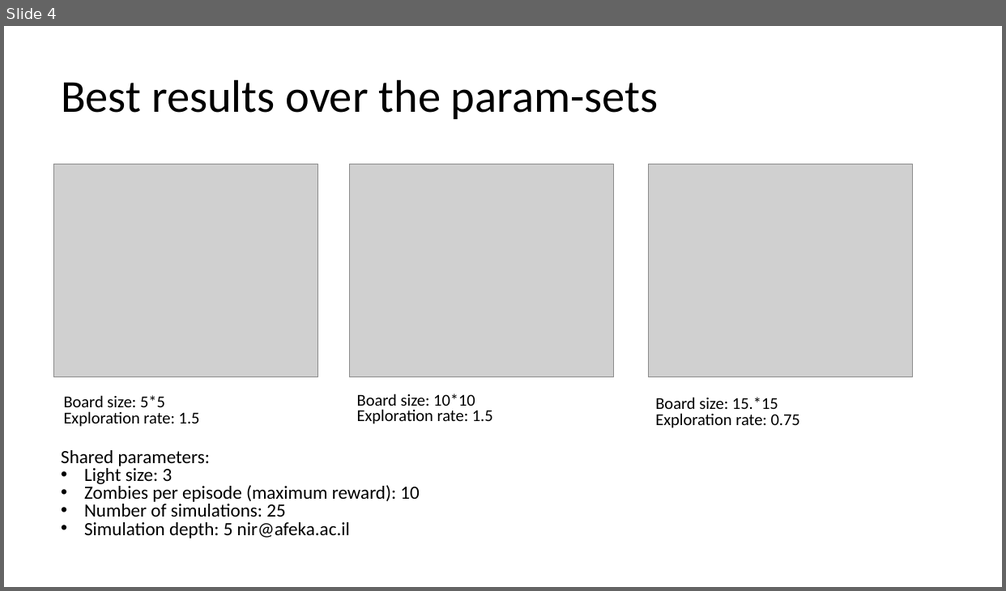
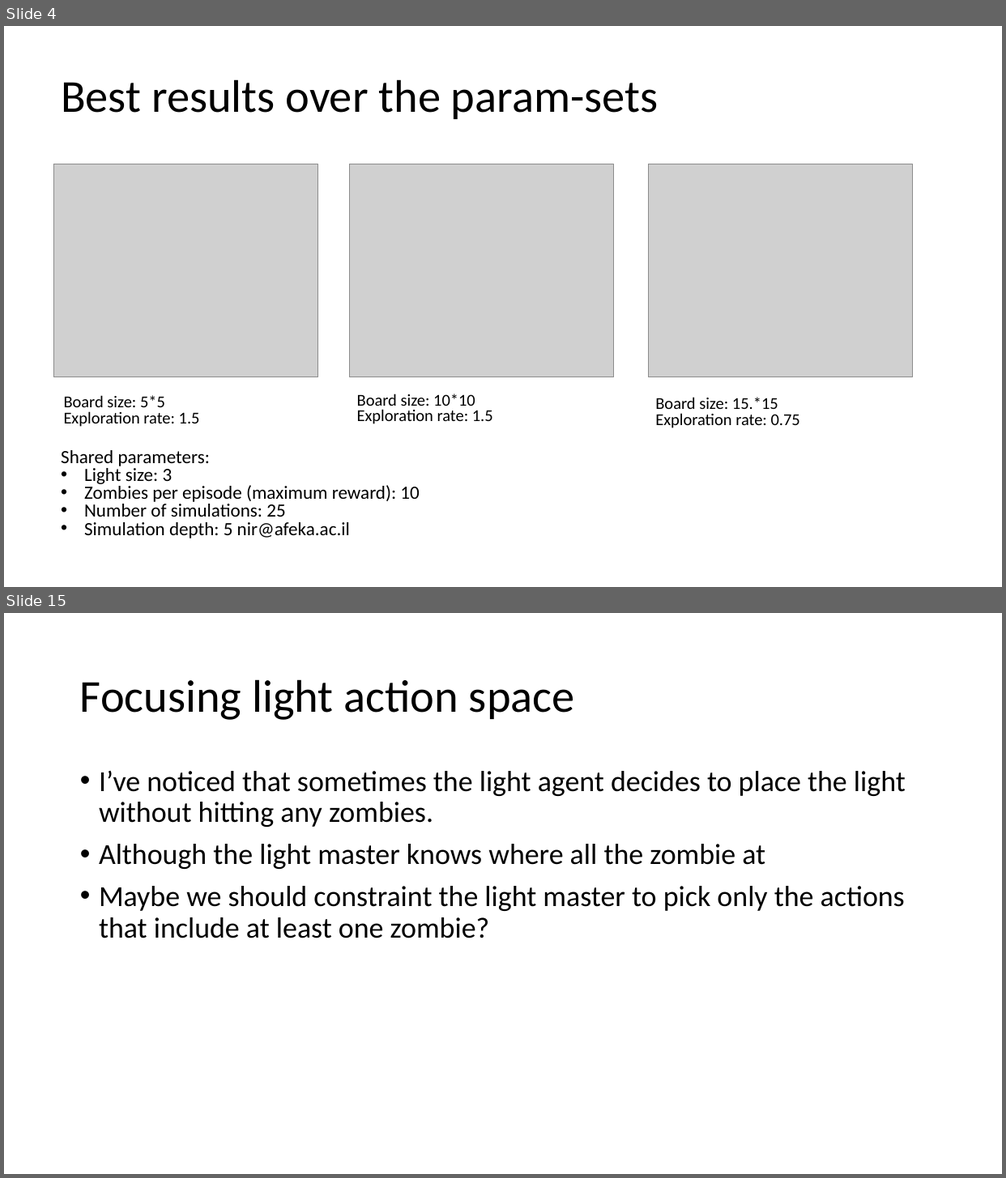
Before and after one commit to EliavSh/FinalProjectRL, a slide deck: docs/mcts_thoughts.pptx. Shown one above the other, each under a label of ours: slide 4 before the commit, slides 4 and 15 after it; the slides between them are not shown. The pictures are 1006x591 and 1006x1178 pixels, drawn with LibreOffice and Linux fonts; fonts in the diff are those of the drawing; grey boxes stand for pictures. Boxes give left, top, right and bottom in pixels: in the first picture for what was removed or moved away, otherwise in the second. Text is boxed around its words. In the diff, an @@ line names an element or a change of style, - is before the commit and + after.

```diff
--- a/docs/mcts_thoughts.pptx
+++ b/docs/mcts_thoughts.pptx
@@ slide 15 added at <box>4,613,1002,1174</box>, background #FFFFFF @@
@@ title added at <box>80,679,575,720</box>, 44 pt, text #000000 @@
+Focusing light action space
@@ text added at <box>99,771,906,939</box>, 28 pt, text #000000 @@
+• I’ve noticed that sometimes the light agent decides to place the light without hitting any zombies.
+• Although the light master knows where all the zombie at
+• Maybe we should constraint the light master to pick only the actions that include at least one zombie?
```
Also in this commit, not shown: 10 other slides added.
